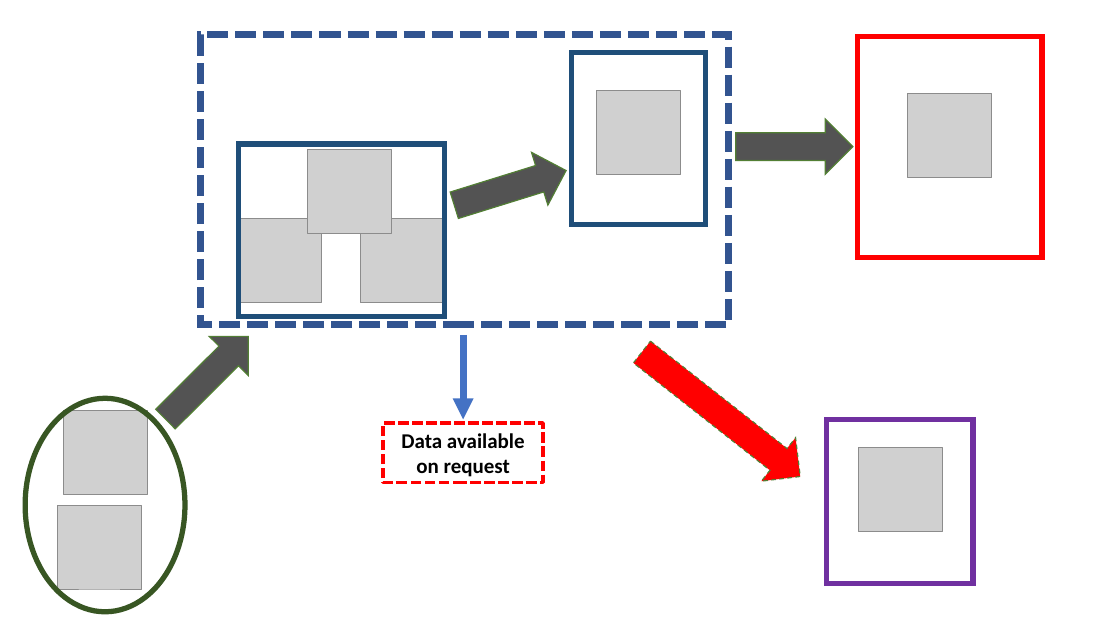
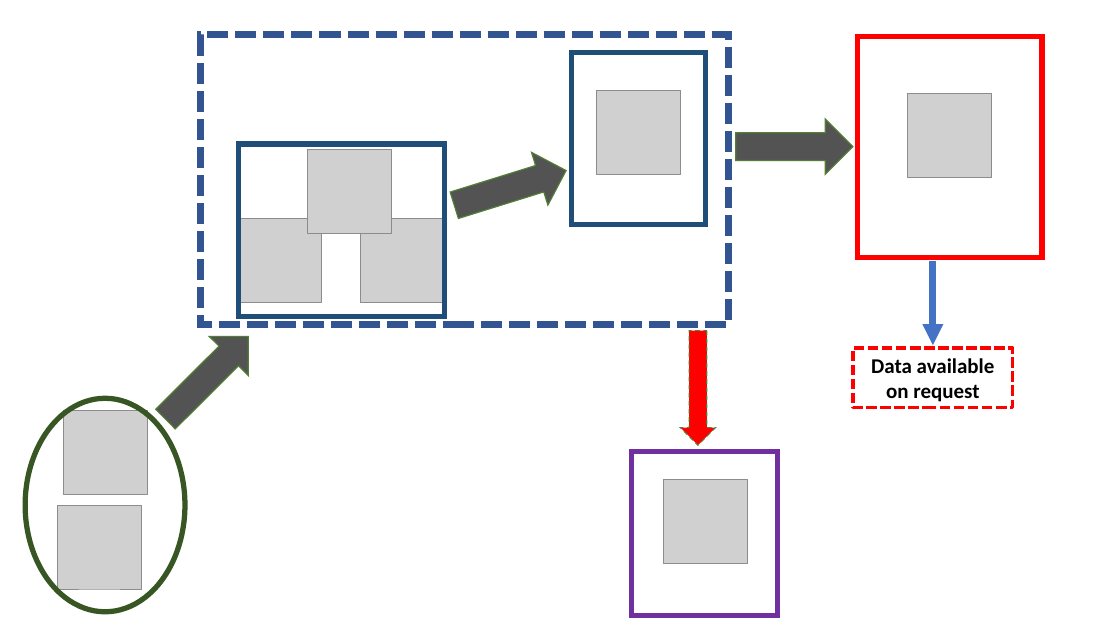
Before and after one commit to DrMattG/LNC2020_presentation, a slide deck: slide 1 of pwr_living_norway.pptx. Drawn at 1120x630 pixels with LibreOffice and Linux fonts; fonts in the diff are those of the drawing; grey boxes stand for pictures. Boxes give left, top, right and bottom in pixels: in the first picture for what was removed or moved away, otherwise in the second. Text is boxed around its words. In the diff, an @@ line names an element or a change of style, - is before the commit and + after.

```diff
--- a/pwr_living_norway.pptx
+++ b/pwr_living_norway.pptx
@@ arrow moved from (463, 335) - (463, 419) to (933, 260) - (933, 345) @@
@@ right arrow at box(681, 331, 716, 445): rotation 38 to 90 degrees @@
@@ rectangle "Data available on request": place and size @@
-rectangle "Data available on request" at box(383, 423, 543, 483)
+rectangle "Data available on request" at box(853, 348, 1012, 408)
@@ rectangle: place and size @@
-rectangle at box(827, 419, 973, 583)
+rectangle at box(632, 451, 778, 615)
@@ picture: place and size @@
-picture at box(859, 448, 943, 532)
+picture at box(663, 480, 747, 564)
```
Also in this commit, not shown: 4 other files.
